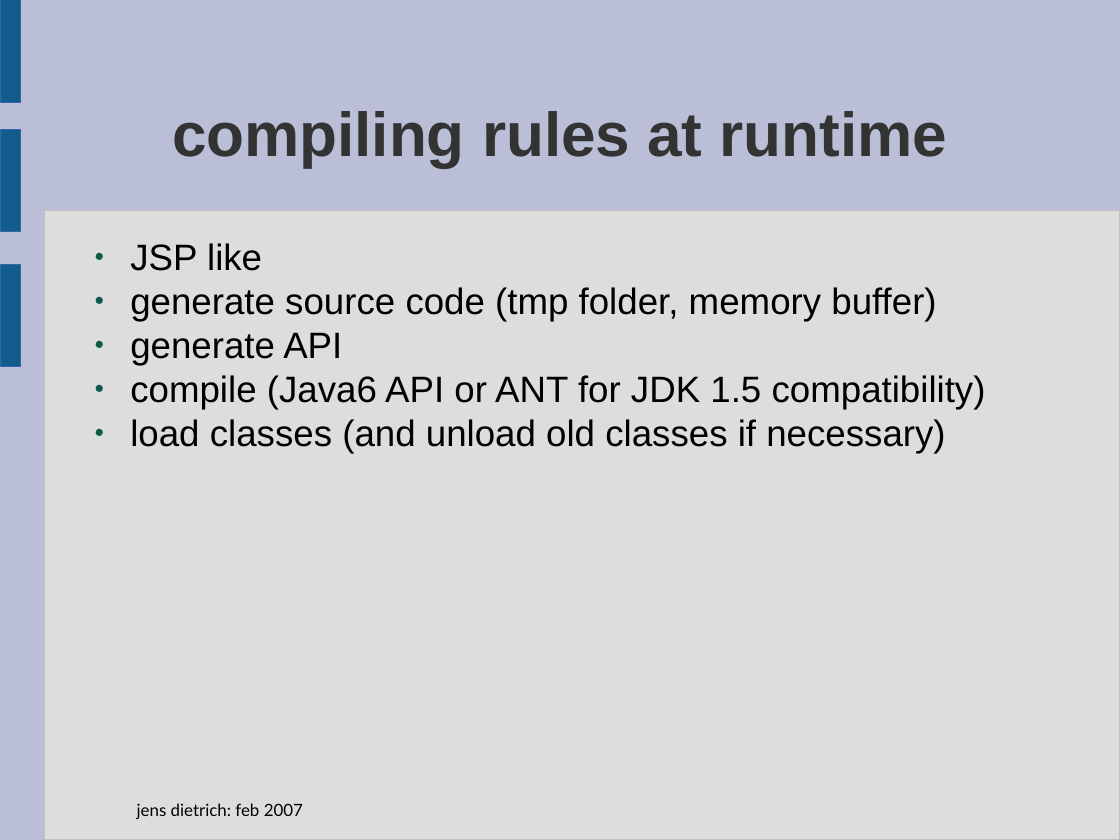
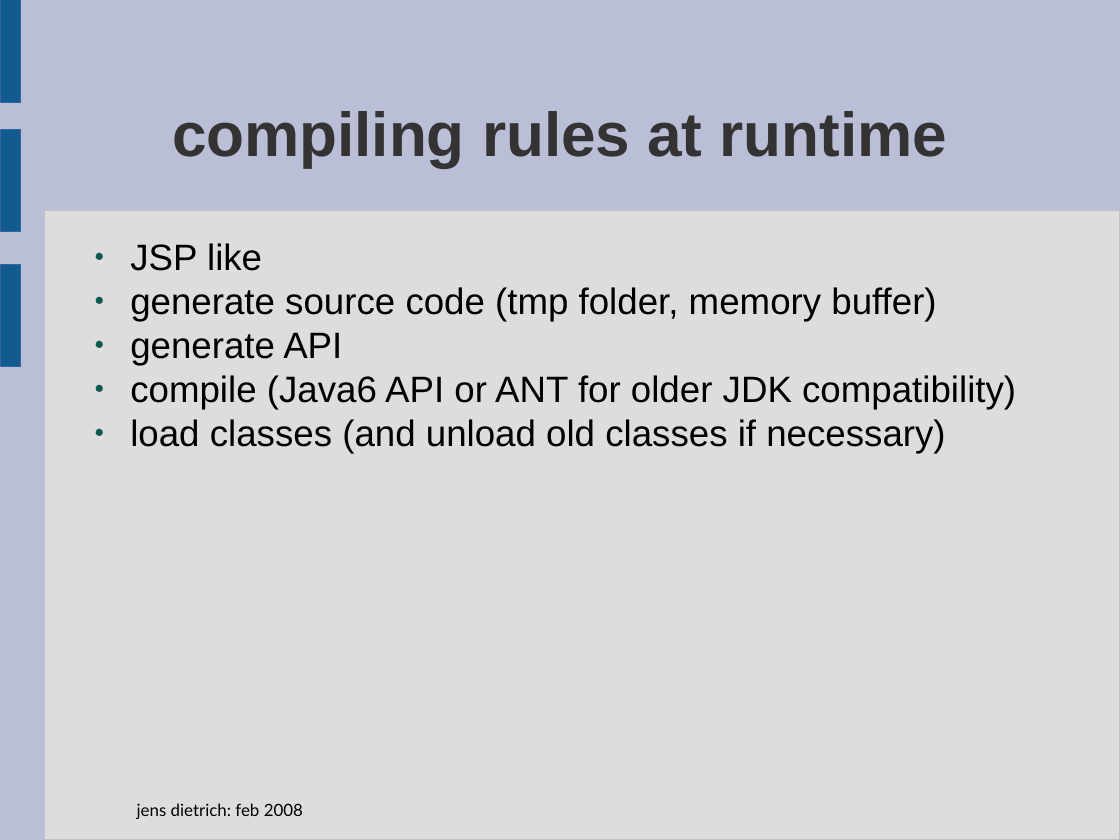
Before and after one commit to Koulio/take, a slide deck: slide 8 of take/docs/presentation-feb-08.odp. Drawn at 1120x840 pixels with LibreOffice and Linux fonts; fonts in the diff are those of the drawing; background and template pictures are left out. Boxes give left, top, right and bottom in pixels: in the first picture for what was removed or moved away, otherwise in the second. Text is boxed around its words. In the diff, an @@ line names an element or a change of style, - is before the commit and + after.

```diff
--- a/take/docs/presentation-feb-08.odp
+++ b/take/docs/presentation-feb-08.odp
@@ text at (130, 375, 1016, 409): text changed @@
-● compile (Java6 API or ANT for JDK 1.5 compatibility)
+● compile (Java6 API or ANT for older JDK compatibility)
@@ text at (137, 803, 303, 819): text changed @@
-jens dietrich: feb 2007
+jens dietrich: feb 2008
```
Also in this commit, not shown: 16 other slides changed, 3 slides added.
